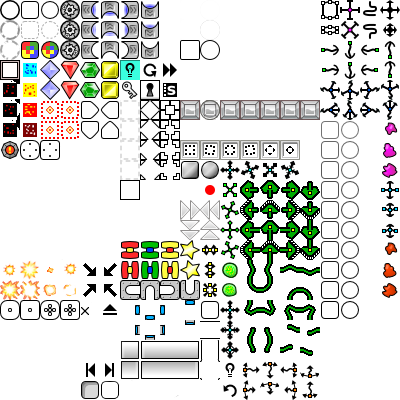
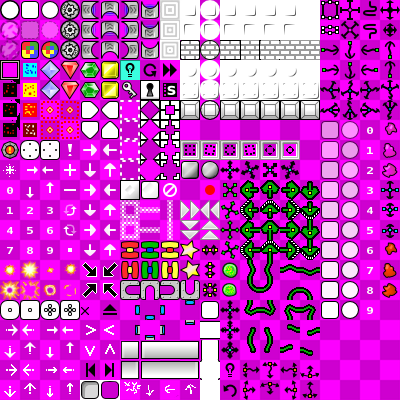
Revision of a layered w=400, h=400 image; what changed, layer by layer:
showed "luminosity", painted on it over [121, 0, 320, 199]
painted on "sprites" over [180, 100, 320, 120]
showed "Capa nueva" over [0, 0, 400, 400]
